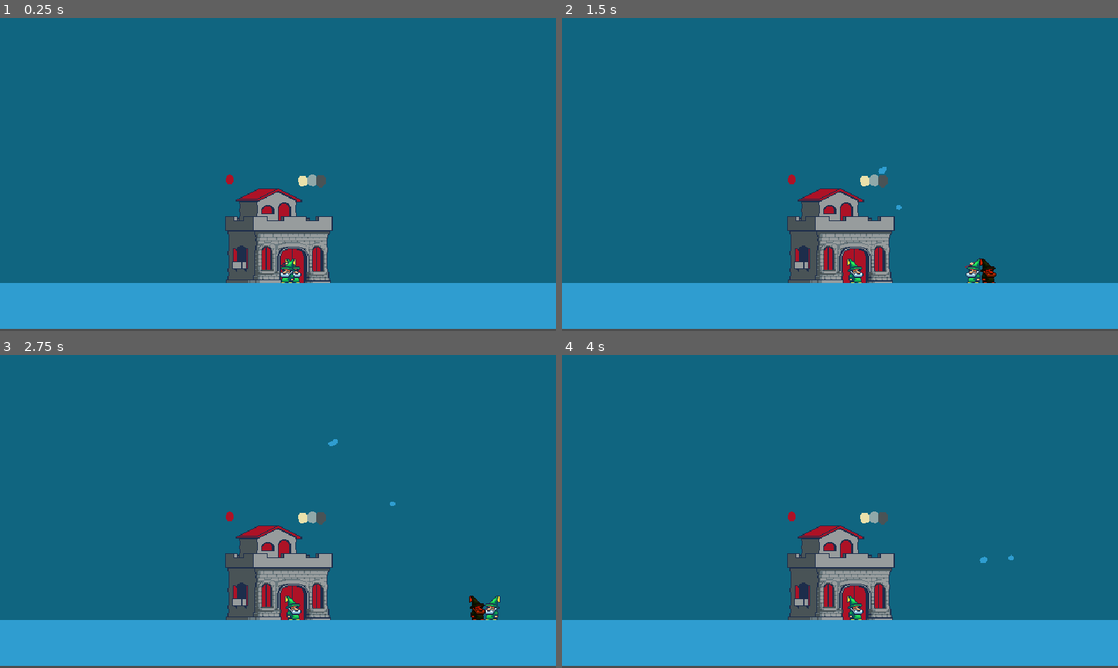
Above: before the commit, frames 1-4 (two rows, left to right).
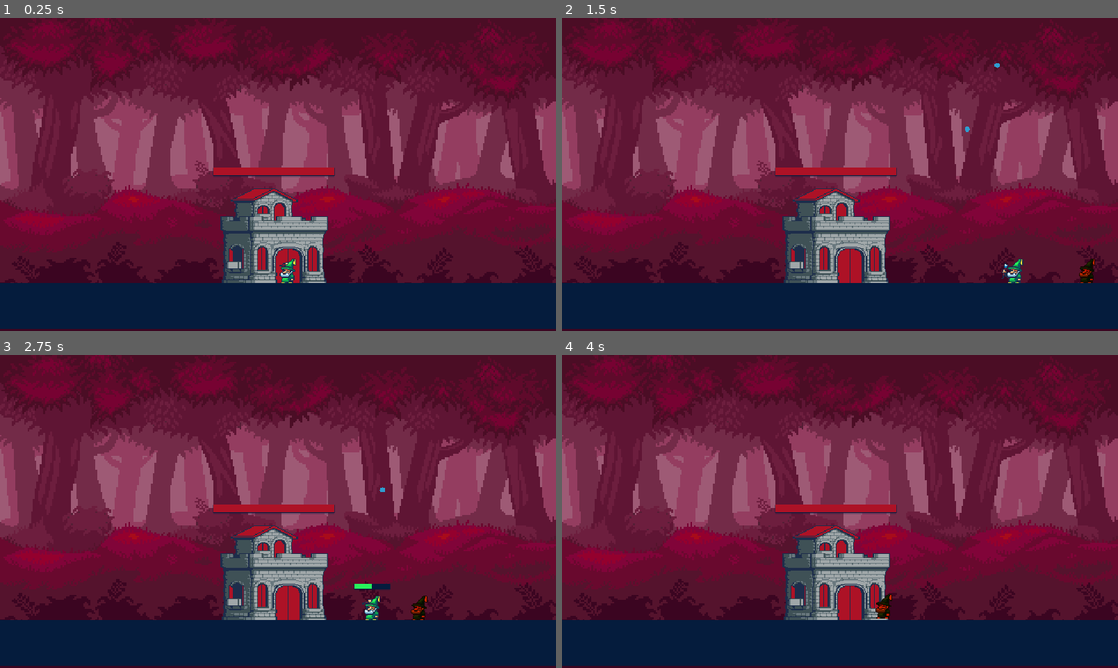
Above: after the commit, the same moments.

Repository: compactcola/dumpus-quest
Game: Godot game, scene res://Scenes/main.tscn
The game is run twice, just before and just after one commit, with the same random seed, the same clock (stepped at 60 frames per second) and the same inputs.
Inputs (mouse positions are in pixels of both pictures, inside the frame that each line leads up to):
- Up to frame 1 (0.25 s): no input
- Up to frame 2 (1.5 s): tap Enter at 0.5 s; move the mouse to (962, 158) at 0.52 s; press the mouse at (962, 158) at 0.53 s; hold Right (right) from 0.53 s (still down); tap Space (jump) at 0.77 s; right-click (962, 158) at 0.8 s; move the mouse to (728, 190) at 1.27 s; release the mouse at (728, 190) at 1.28 s; right-click (728, 190) at 1.35 s
- Up to frame 3 (2.75 s): tap Space (jump) at 1.52 s; tap Shift (sprint, bound only after the commit) at 1.55 s; move the mouse to (333, 442) at 2.02 s; release Right (right) at 2.03 s; hold A (left) from 2.03 s (still down); hold Shift (sprint, bound only after the commit) from 2.03 s (still down); click (333, 442) at 2.3 s
- Up to frame 4 (4 s): move the mouse to (812, 574) at 2.77 s; release A (left) at 2.78 s; release Shift (sprint, bound only after the commit) at 2.78 s; hold Right (right) from 2.78 s (still down); click (812, 574) at 2.85 s; tap Space (jump) at 3.02, 3.77 s; right-click (812, 574) at 3.05 s; move the mouse to (1006, 558) at 3.52 s; hold Shift (sprint, bound only after the commit) from 3.53 s (still down); right-click (1006, 558) at 3.6 s

The runs differ from the first frame. In frame 1, 98% of the frame differs, in the area x 0-100%, y 0-100%; in frame 2, 98%; in frame 3, 98%; in frame 4, 98%.

Commit message:
house health, stamina (kinda)

Diff:
--- a/Scenes/bullet.tscn
+++ b/Scenes/bullet.tscn
@@ -7,6 +7,7 @@
 radius = 3.0
 
 [node name="Bullet" type="Area2D" unique_id=290583164]
+collision_mask = 3
 script = ExtResource("1_oduel")
 
 [node name="CollisionShape2D" type="CollisionShape2D" parent="." unique_id=628475139]
@@ -15,3 +16,5 @@
 [node name="Circle" type="Sprite2D" parent="." unique_id=1896077008]
 scale = Vector2(0.1875, 0.1875)
 texture = ExtResource("1_xjght")
+
+[connection signal="body_entered" from="." to="." method="_on_body_entered"]
--- a/Scenes/enemy.tscn
+++ b/Scenes/enemy.tscn
@@ -7,9 +7,11 @@
 radius = 11.045361
 
 [node name="Enemy" type="CharacterBody2D" unique_id=1707579218]
+collision_layer = 2
 script = ExtResource("1_1f0kj")
 
-[node name="DumpusSprite" type="Sprite2D" parent="." unique_id=654941549]
+[node name="Sprite" type="Sprite2D" parent="." unique_id=654941549]
+unique_name_in_owner = true
 modulate = Color(0.82697845, 0.15667307, 0, 1)
 texture = ExtResource("1_hghv2")
 
--- /dev/null
+++ b/Scenes/house.tscn
@@ -0,0 +1,47 @@
+[gd_scene format=3 uid="uid://c02ips3lhwqa7"]
+
+[ext_resource type="Script" uid="uid://dhnbfj328k5ri" path="res://Scripts/house.gd" id="1_n87ef"]
+[ext_resource type="Texture2D" uid="uid://c36nlfpio5u2y" path="res://Assets/dumpus_house.png" id="1_okrnj"]
+
+[sub_resource type="RectangleShape2D" id="RectangleShape2D_ra2i3"]
+size = Vector2(88, 74)
+
+[sub_resource type="StyleBoxFlat" id="StyleBoxFlat_n87ef"]
+bg_color = Color(0.019607844, 0.10980392, 0.23921569, 1)
+border_width_left = 3
+border_width_top = 3
+border_width_right = 3
+border_width_bottom = 3
+shadow_color = Color(0.019607844, 0.10980392, 0.23921569, 1)
+shadow_size = 1
+shadow_offset = Vector2(0.08, 0.755)
+
+[sub_resource type="StyleBoxFlat" id="StyleBoxFlat_3jr7h"]
+bg_color = Color(0.6784314, 0.07058824, 0.14901961, 1)
+
+[node name="House" type="Area2D" unique_id=1419494048]
+collision_layer = 0
+collision_mask = 2
+script = ExtResource("1_n87ef")
+
+[node name="HouseHurtBox" type="CollisionShape2D" parent="." unique_id=1114499464]
+unique_name_in_owner = true
+position = Vector2(0, 27)
+shape = SubResource("RectangleShape2D_ra2i3")
+
+[node name="DumpusHouse" type="Sprite2D" parent="." unique_id=353036502]
+z_index = -20
+texture = ExtResource("1_okrnj")
+
+[node name="HouseHealth" type="ProgressBar" parent="." unique_id=145932438]
+unique_name_in_owner = true
+offset_left = -69.0
+offset_top = -69.0
+offset_right = 70.0
+offset_bottom = -60.0
+theme_override_styles/background = SubResource("StyleBoxFlat_n87ef")
+theme_override_styles/fill = SubResource("StyleBoxFlat_3jr7h")
+value = 100.0
+show_percentage = false
+
+[connection signal="body_entered" from="." to="." method="_on_body_entered"]
--- a/Scenes/main.tscn
+++ b/Scenes/main.tscn
@@ -1,8 +1,9 @@
 [gd_scene format=3 uid="uid://1hwqwmbbs6ro"]
 
 [ext_resource type="PackedScene" uid="uid://542guijtk1u4" path="res://Scenes/player.tscn" id="1_jjgbg"]
+[ext_resource type="Texture2D" uid="uid://b3tjy2w6plmdi" path="res://Assets/ForestBackground.png" id="1_kry3j"]
 [ext_resource type="Texture2D" uid="uid://dh1rq2pke4j2b" path="res://Assets/cube.png" id="2_bo1nx"]
-[ext_resource type="Texture2D" uid="uid://c36nlfpio5u2y" path="res://Assets/dumpus_house.png" id="3_8gbba"]
+[ext_resource type="PackedScene" uid="uid://c02ips3lhwqa7" path="res://Scenes/house.tscn" id="4_jjvhh"]
 [ext_resource type="PackedScene" uid="uid://dblshrwg2o4vc" path="res://Scenes/enemy.tscn" id="5_kry3j"]
 
 [sub_resource type="RectangleShape2D" id="RectangleShape2D_ra2i3"]
@@ -11,11 +12,12 @@
 [node name="Main" type="Node2D" unique_id=1868022394]
 
 [node name="Background" type="Sprite2D" parent="." unique_id=864478671]
-modulate = Color(0.35307974, 0.6461976, 0.6136495, 1)
+self_modulate = Color(0.760999, 0.76099914, 0.76099914, 1)
 z_index = -50
-position = Vector2(320.49997, 178)
-scale = Vector2(20.15625, 11.25)
-texture = ExtResource("2_bo1nx")
+position = Vector2(320, 206)
+scale = Vector2(2, 2)
+texture = ExtResource("1_kry3j")
+metadata/_edit_lock_ = true
 
 [node name="Ground" type="StaticBody2D" parent="." unique_id=36067439]
 position = Vector2(95.99997, 115)
@@ -25,6 +27,7 @@
 shape = SubResource("RectangleShape2D_ra2i3")
 
 [node name="Cube" type="Sprite2D" parent="Ground" unique_id=1455814699]
+modulate = Color(0.11372549, 0.1764706, 0.29411766, 1)
 position = Vector2(224.5, 216.5)
 scale = Vector2(29.906246, 1.6562498)
 texture = ExtResource("2_bo1nx")
@@ -32,10 +35,8 @@
 [node name="Player" parent="." unique_id=13518905 instance=ExtResource("1_jjgbg")]
 position = Vector2(331, 287)
 
-[node name="DumpusHouse" type="Sprite2D" parent="." unique_id=2136069297]
-z_index = -10
-position = Vector2(320, 241)
-texture = ExtResource("3_8gbba")
-
 [node name="Enemy" parent="." unique_id=1535344257 instance=ExtResource("5_kry3j")]
 position = Vector2(753, 284)
+
+[node name="House" parent="." unique_id=1419494048 instance=ExtResource("4_jjvhh")]
+position = Vector2(315, 241)
--- a/Scenes/player.tscn
+++ b/Scenes/player.tscn
@@ -38,7 +38,17 @@
 "speed": 12.0
 }]
 
+[sub_resource type="StyleBoxFlat" id="StyleBoxFlat_vgqql"]
+bg_color = Color(0.019607844, 0.10980392, 0.23921569, 1)
+shadow_color = Color(0.019607844, 0.10980392, 0.23921569, 1)
+shadow_size = 1
+shadow_offset = Vector2(0.08, 0.755)
+
+[sub_resource type="StyleBoxFlat" id="StyleBoxFlat_fkybt"]
+bg_color = Color(0.15686275, 0.9529412, 0.36078432, 1)
+
 [node name="CharacterBody2D" type="CharacterBody2D" unique_id=13518905]
+collision_layer = 0
 script = ExtResource("1_vgqql")
 
 [node name="CollisionShape2D" type="CollisionShape2D" parent="." unique_id=695838210]
@@ -56,3 +66,16 @@
 unique_name_in_owner = true
 z_index = -1
 position = Vector2(0, 7)
+
+[node name="StaminaBar" type="ProgressBar" parent="." unique_id=1688534920]
+unique_name_in_owner = true
+offset_left = -20.333328
+offset_top = -34.0
+offset_right = 21.0
+offset_bottom = -28.0
+theme_override_styles/background = SubResource("StyleBoxFlat_vgqql")
+theme_override_styles/fill = SubResource("StyleBoxFlat_fkybt")
+value = 100.0
+show_percentage = false
+
+[node name="Timer" type="Timer" parent="StaminaBar" unique_id=580356066]
--- a/Scripts/bullet.gd
+++ b/Scripts/bullet.gd
@@ -1,6 +1,20 @@
 extends Area2D
 
 const SPEED := 400
+const RANGE := 200
+
+var travel_dist = 0.0
 
 func _physics_process(delta):
 	position += transform.x * SPEED * delta
+	travel_dist += SPEED * delta
+
+	if travel_dist > RANGE:
+		queue_free()
+
+
+func _on_body_entered(body):
+	queue_free()
+
+	if body.has_method("take_damage"):
+		body.take_damage()
--- a/Scripts/enemy.gd
+++ b/Scripts/enemy.gd
@@ -1,20 +1,25 @@
 extends CharacterBody2D
 
 @onready var player = get_node("/root/Main/Player")
+@onready var house = get_node("/root/Main/House")
 
-var health = 2
-var speed = 200
+var health = 5
+var speed = 100
 
 func _physics_process(delta):
-	var direction = (player.position - global_position).normalized()
+	var direction = (house.position - global_position).normalized()
 	position += direction * speed * delta
 	move_and_slide()
+
+	if direction.x < 0.0:
+		%Sprite.flip_h = true
+	else:
+		%Sprite.flip_h = false
 
 	## gravity
 	if not is_on_floor():
 		velocity += get_gravity() * delta
 
-
 func take_damage():
 	health -= 1
 	if health <= 0:
--- /dev/null
+++ b/Scripts/house.gd
@@ -0,0 +1,11 @@
+extends Area2D
+
+var health = 100.0
+
+func _physics_process(delta):
+	var overlapping_mobs = self.get_overlapping_bodies()
+	if overlapping_mobs.size() > 0:
+		health -= 10 * delta
+
+	%HouseHealth.value = health
+	health += 1 * delta
--- a/Scripts/player.gd
+++ b/Scripts/player.gd
@@ -4,8 +4,11 @@
 
 const SPEED = 200.0
 const JUMP_VELOCITY = -300.0
+const UP_DIRECTION := Vector2.UP
 
-const UP_DIRECTION := Vector2.UP
+var stamina = 100.0
+var regen_stamina = false
+var sprint_speed = 1.0
 
 func _physics_process(delta):
 
@@ -32,9 +35,23 @@
 		velocity.y = JUMP_VELOCITY
 
 	# MOVEMENT
+	%StaminaBar.value = stamina
+
+	if Input.is_action_pressed("sprint") and stamina > 0:
+		sprint_speed = 1.5
+		stamina -= 75.0 * delta
+	else:
+		sprint_speed = 1.0
+		stamina += 2.0 * delta
+
+	if stamina < 100.0:
+		%StaminaBar.show()
+	else:
+		%StaminaBar.hide()
+
 	var direction = Input.get_axis("left", "right")
 	if direction:
-		velocity.x = direction * SPEED
+		velocity.x = direction * SPEED * sprint_speed
 	else:
 		velocity.x = move_toward(velocity.x, 0, SPEED)
 	move_and_slide()
--- a/Scripts/staff.gd
+++ b/Scripts/staff.gd
@@ -30,17 +30,15 @@
 
 	## SWINGING STAFF
 	if Input.is_action_just_pressed("swing") and can_swing:
-		animation_player.play("swing")
+		pass
+		##animation_player.play("swing")
 	else:
 		pass
 		##animation_player.queue("idle")
 
 
-
-
-
 func shoot():
-	var new_bullet = HOMING_BULLET.instantiate()
+	var new_bullet = BULLET.instantiate()
 
 	get_tree().root.add_child(new_bullet)
 
--- a/project.godot
+++ b/project.godot
@@ -13,7 +13,7 @@
 config/name="DUMPUS QUEST"
 run/main_scene="uid://1hwqwmbbs6ro"
 config/features=PackedStringArray("4.7", "Forward Plus")
-config/icon="uid://efu4iil4i73l"
+config/icon="uid://qy4exou3p8gg"
 
 [display]
 
@@ -55,6 +55,11 @@
 "events": [Object(InputEventMouseButton,"resource_local_to_scene":false,"resource_name":"","device":-1,"window_id":0,"a …(253 unchanged characters)…
 ]
 }
+sprint={
+"deadzone": 0.2,
+"events": [Object(InputEventKey,"resource_local_to_scene":false,"resource_name":"","device":-1,"window_id":0,"alt_pressed":false,"shift_pressed":false,"ctrl_pressed":false,"meta_pressed":false,"pressed":false,"keycode":0,"physical_keycode":4194325,"key_label":0,"unicode":0,"location":0,"echo":false,"script":null)
+]
+}
 
 [physics]
 
Binary file added: Assets/ForestBackground.png
Not shown, changed: Assets/ForestBackground.png.import
Binary file added: Assets/background1.png
Not shown, added: Assets/background1.png.import
Binary file changed: Assets/dumpus_house.png
Binary file changed: Assets/dumpus_icon.png
Binary file removed: Assets/dumpus_portrait.png
Not shown, added: Scripts/house.gd.uid
